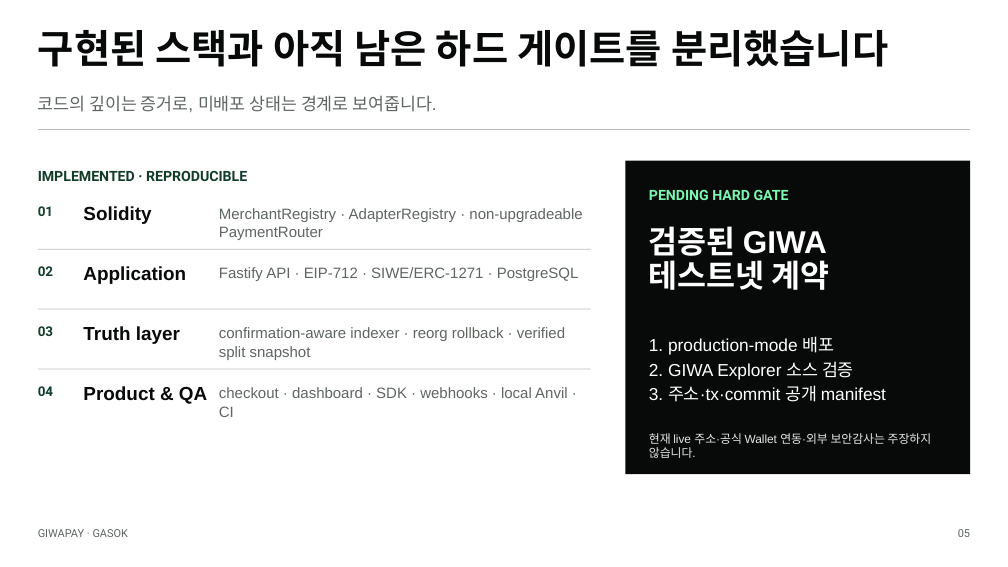
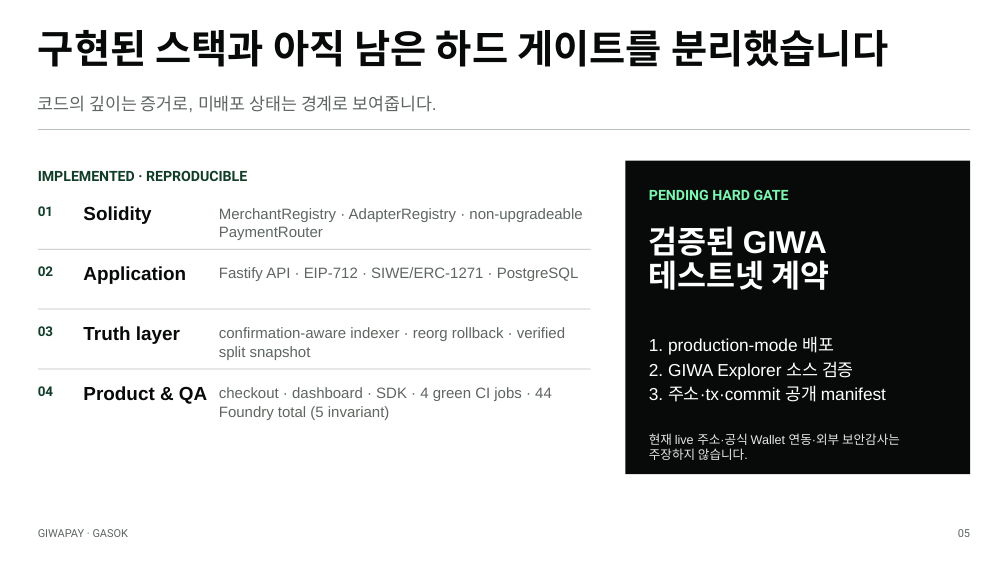
Before and after one commit to eomyunsig-debug/giwapay, a slide deck: slide 5 of docs/pitch/GiwaPay-GASOK-Pitch-Deck.pptx. Drawn at 1008x567 pixels with LibreOffice and Linux fonts; fonts in the diff are those of the drawing. Boxes give left, top, right and bottom in pixels: in the first picture for what was removed or moved away, otherwise in the second. Text is boxed around its words. In the diff, an @@ line names an element or a change of style, - is before the commit and + after.

```diff
--- a/docs/pitch/GiwaPay-GASOK-Pitch-Deck.pptx
+++ b/docs/pitch/GiwaPay-GASOK-Pitch-Deck.pptx
@@ text at (219, 387, 552, 420): text changed @@
-checkout · dashboard · SDK · webhooks · local Anvil · CI
+checkout · dashboard · SDK · 4 green CI jobs · 44 Foundry total (5 invariant)
@@ text "현재 live 주소·공식 Wallet 연동·외부 ..." at (649, 433, 900, 460): size 11.2 to 12 pt @@
```
Also in this commit, not shown: 5 other slides changed, 27 other files.
